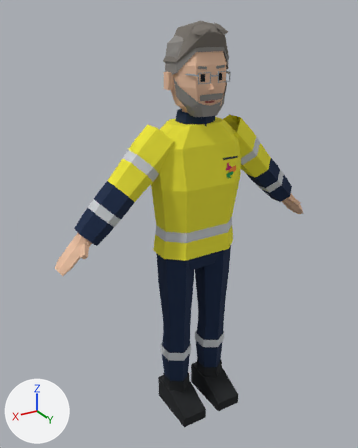
A saved change to the Blender file characters/grey_beard_lead/grey_beard_lead_ppe.blend.
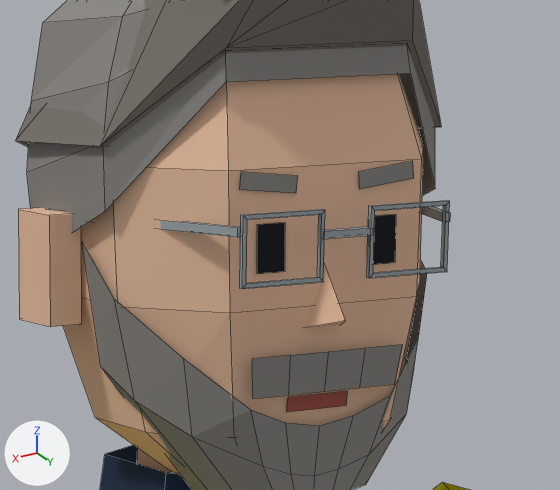
There are two pictures of each version: one whole from a 50 mm lens placed at (1.121, 1.728, 1.849), pointed at (0.062, -0.037, 0.967), one close up on the part from 45% to 69% of the width and 9% to 26% of the height. The lights are fixed; the arrows at lower left show +X, +Y and +Z. The last two pictures show the newer version. The close-ups show mesh edges as thin lines.

Names of what the first close-up shows: 'grey_beard_lead_ppe'.
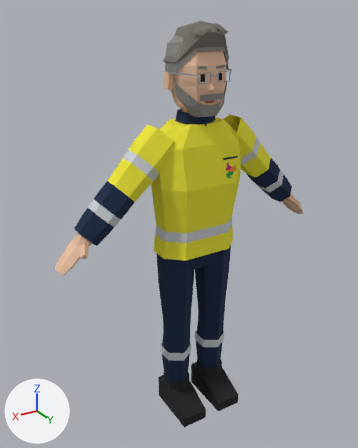
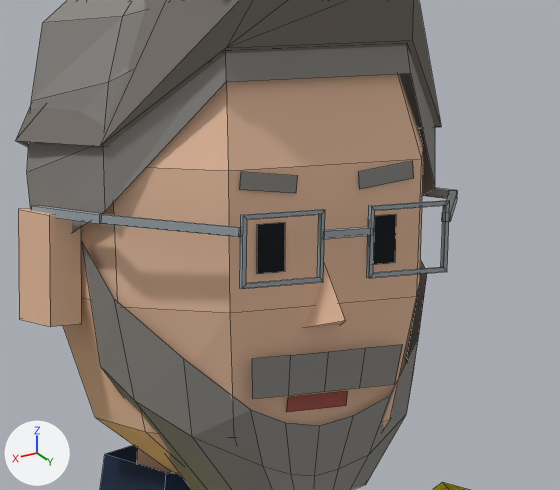
Pixel boxes (x1, y1, x2, y2) of what changed, in the close-ups (560 x 490 px; the box of a moved part takes in the faces that stretch with it):
part 1 of me_grey_beard_lead_ppe, added: after (423, 188, 457, 199)
part 2 of me_grey_beard_lead_ppe, built on: before (45, 209, 240, 237); after (31, 206, 240, 237)
part 3 of me_grey_beard_lead_ppe, moved or reshaped: before (420, 207, 450, 222); after (442, 191, 457, 222)

Edits to the bpy script that builds the scene:
```text
Change me_grey_beard_lead_ppe:
    used by ob_grey_beard_lead_ppe; location = (0.0, 0.0, 0.0)
    verts and faces of me_grey_beard_lead_ppe; kept vertices keep their numbers, new ones are numbered from 769
    before: 432 (0.12, -0.02, 1.63), 433 (0.12, -0.02, 1.63), 437 (0.12, -0.02, 1.63) at pixel (45, 209), 438 (0.12, -0.02, 1.63)
    remove me_grey_beard_lead_ppe.from_pydata(...)  # 769 vertices, 571 faces; spans x -0.65..0.65, y -0.12..0.18, z 0.0..1.82
    add me_grey_beard_lead_ppe.from_pydata(...)  # 785 vertices, 583 faces; spans x -0.65..0.65, y -0.12..0.18, z 0.0..1.82
    me_grey_beard_lead_ppe part 1: the loose piece of 8 vertices spanning x -0.12..-0.07, y -0.02..0.12, z 1.63 is copied, and the copy is scaled about its middle by (0.0417, 0.548, -0.016), then moved by (-0.03, -0.03, 0.0); it spans x -0.13..-0.12, y -0.02..0.06, z 1.63
    me_grey_beard_lead_ppe part 2
    add verts[433] = (0.13, 0.05, 1.63)  # moved, pixel (104, 223)
    add verts[432] = (0.13, 0.06, 1.63)  # moved, pixel (101, 223)
    add verts[437] = (0.13, 0.06, 1.63)  # moved, pixel (101, 215)
    add verts[438] = (0.12, 0.05, 1.63)  # moved, pixel (104, 214)
    add verts[769] = (0.13, -0.02, 1.63)  # pixel (31, 205)
    add verts[770] = (0.13, 0.06, 1.63)  # pixel (99, 214)
    add verts[771] = (0.12, 0.05, 1.63)  # pixel (106, 214)
    add verts[772] = (0.13, -0.02, 1.63)  # pixel (38, 205)
    add verts[773] = (0.13, -0.02, 1.63)
    add verts[774] = (0.12, 0.05, 1.63)  # pixel (106, 223)
    add verts[775] = (0.13, -0.02, 1.63)
    add verts[776] = (0.13, 0.06, 1.63)  # pixel (99, 223)
    add faces += [(769, 770, 771, 772), (771, 774, 773, 772), (769, 775, 776, 770), (773, 774, 776, 775), (770, 776, 774, 771), (769, 772, 773, 775)]
    me_grey_beard_lead_ppe part 3
    6 faces are deleted
    4 vertices move from x -0.12, y -0.02, z 1.63 to x -0.13..-0.12, y 0.05..0.06, z 1.63
    6 new faces join them
```
